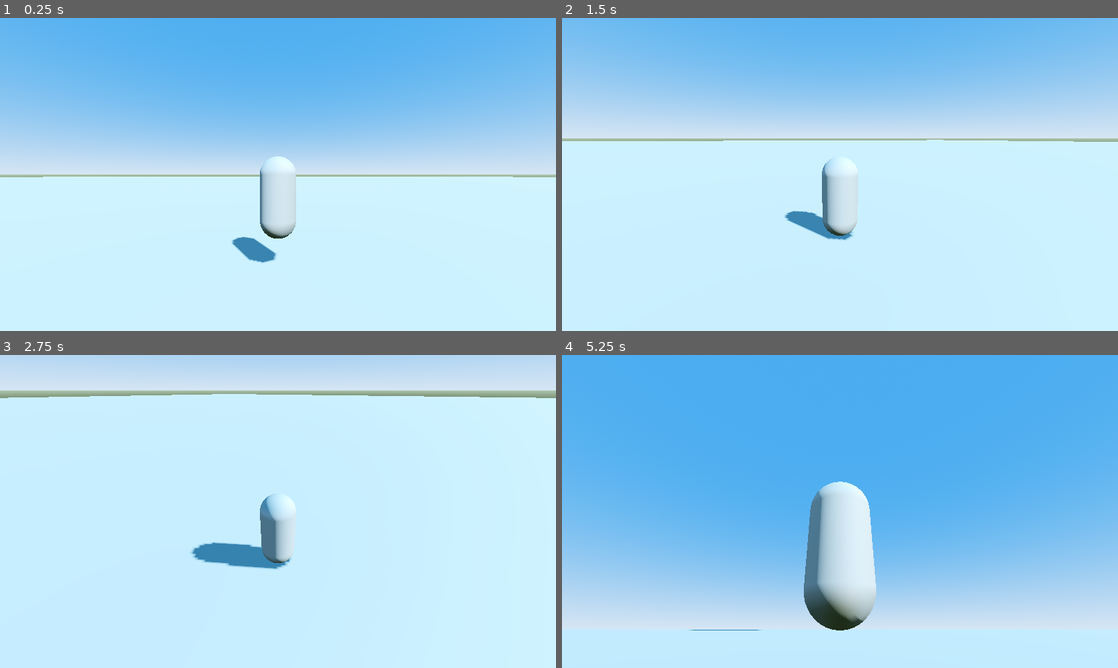
Above: before the commit, frames 1-4 (two rows, left to right).
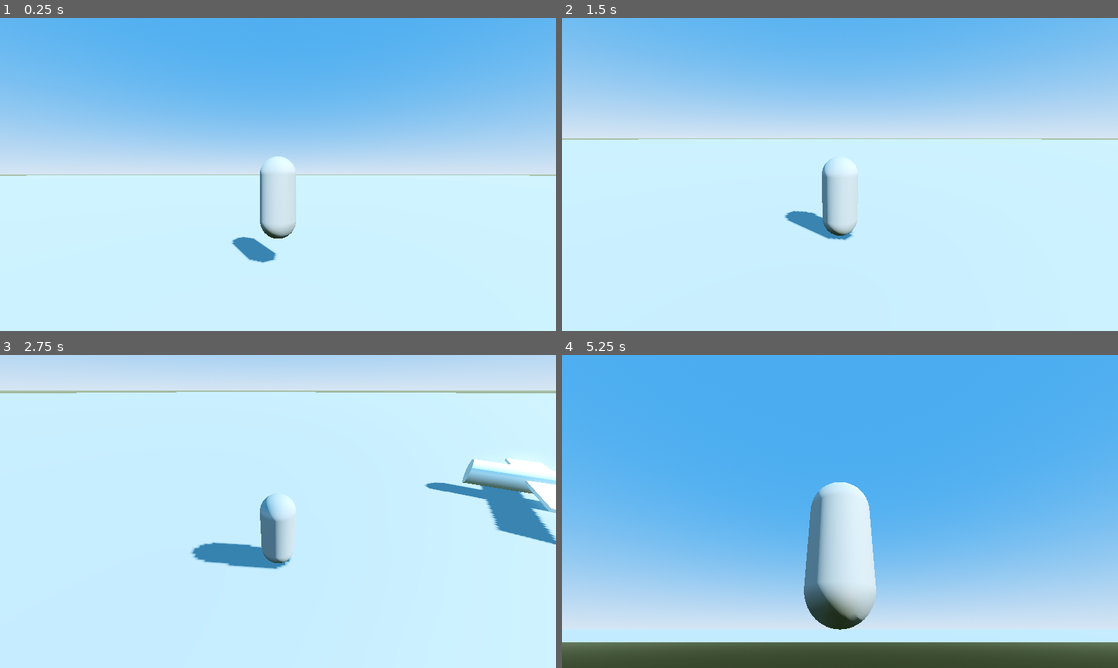
Above: after the commit, the same moments.

Repository: sudohlaingwin/gta-open-world
Game: Godot game, scene res://scenes/world.tscn
Two runs of this game, one before a commit and one after it. Both use one fixed random seed, a clock stepped at 60 frames per second and the inputs below.
Inputs (mouse positions are in pixels of both pictures, inside the frame that each line leads up to):
- Up to frame 1 (0.25 s): no input
- Up to frame 2 (1.5 s): move the mouse to (962, 158) at 0.52 s; hold Right (ui_right) 0.53-1.25 s; click (962, 158) at 0.67 s; tap Enter at 1.25 s; drag from (728, 190) to (812, 237) at 1.27 s
- Up to frame 3 (2.75 s): tap Space at 2 s; move the mouse to (333, 442) at 2.02 s; hold Right (ui_right) from 2.03 s (still down)
- Up to frame 4 (5.25 s): release Right (ui_right) at 2.75 s; drag from (812, 574) to (673, 464) at 2.77 s; tap Enter at 3.5, 5 s; move the mouse to (1006, 558) at 3.52 s; hold Left (ui_left) 3.53-4.25 s; tap Space at 4.25 s; drag from (673, 464) to (756, 433) at 4.27 s; move the mouse to (867, 511) at 5.02 s; hold Down (ui_down) from 5.03 s (still down); click (867, 511) at 5.17 s

The runs differ from the first frame. In frame 1, 0.4% of the frame differs, in the area x 0-100%, y 50-51%; in frame 2, 0.5%; in frame 3, 4.2%; in frame 4, 8.3%, in the area x 0-100%, y 40-100%.

Commit message:
Implement Slice 5: Airplane Flight System (Aerodynamic lift, throttle, pitch/roll/yaw controls, enter/exit cockpit, 1km open world airspace)

Diff:
--- /dev/null
+++ b/scenes/airplane.tscn
@@ -0,0 +1,47 @@
+[gd_scene load_steps=7 format=3]
+
+[ext_resource type="Script" path="res://scripts/aircraft_controller.gd" id="1_aircraft"]
+
+[sub_resource type="BoxShape3D" id="BoxShape3D_plane"]
+size = Vector3(6.0, 1.5, 5.0)
+
+[sub_resource type="CylinderMesh" id="CylinderMesh_fuselage"]
+top_radius = 0.5
+bottom_radius = 0.4
+height = 5.0
+
+[sub_resource type="BoxMesh" id="BoxMesh_wings"]
+size = Vector3(6.0, 0.1, 1.2)
+
+[sub_resource type="StandardMaterial3D" id="StandardMaterial3D_plane"]
+albedo_color = Color(0.95, 0.95, 0.95, 1)
+
+[sub_resource type="SphereShape3D" id="SphereShape3D_interact"]
+radius = 4.0
+
+[node name="Airplane" type="CharacterBody3D"]
+script = ExtResource("1_aircraft")
+
+[node name="CollisionShape3D" type="CollisionShape3D" parent="."]
+transform = Transform3D(1, 0, 0, 0, 1, 0, 0, 0, 1, 0, 0.75, 0)
+shape = SubResource("BoxShape3D_plane")
+
+[node name="VisualMesh" type="Node3D" parent="."]
+
+[node name="Fuselage" type="MeshInstance3D" parent="VisualMesh"]
+transform = Transform3D(1, 0, 0, 0, -4.37114e-08, 1, 0, -1, -4.37114e-08, 0, 0.75, 0)
+mesh = SubResource("CylinderMesh_fuselage")
+surface_material_override/0 = SubResource("StandardMaterial3D_plane")
+
+[node name="Wings" type="MeshInstance3D" parent="VisualMesh"]
+transform = Transform3D(1, 0, 0, 0, 1, 0, 0, 0, 1, 0, 0.8, -0.3)
+mesh = SubResource("BoxMesh_wings")
+surface_material_override/0 = SubResource("StandardMaterial3D_plane")
+
+[node name="CockpitSeat" type="Marker3D" parent="."]
+transform = Transform3D(1, 0, 0, 0, 1, 0, 0, 0, 1, 0, 0.9, -0.2)
+
+[node name="InteractionArea" type="Area3D" parent="."]
+
+[node name="CollisionShape3D" type="CollisionShape3D" parent="InteractionArea"]
+shape = SubResource("SphereShape3D_interact")
--- a/scenes/world.tscn
+++ b/scenes/world.tscn
@@ -1,9 +1,10 @@
-[gd_scene load_steps=9 format=3]
+[gd_scene load_steps=10 format=3]
 
 [ext_resource type="PackedScene" path="res://scenes/player.tscn" id="1_player_scn"]
 [ext_resource type="Script" path="res://scripts/day_night_cycle.gd" id="2_day_night"]
 [ext_resource type="PackedScene" path="res://scenes/rideable_cow.tscn" id="3_cow_scn"]
 [ext_resource type="PackedScene" path="res://scenes/bullock_cart.tscn" id="4_cart_scn"]
+[ext_resource type="PackedScene" path="res://scenes/airplane.tscn" id="5_plane_scn"]
 
 [sub_resource type="ProceduralSkyMaterial" id="ProceduralSkyMaterial_1"]
 sky_top_color = Color(0.24, 0.54, 0.88, 1)
@@ -22,10 +23,10 @@
 glow_enabled = true
 
 [sub_resource type="BoxShape3D" id="BoxShape3D_ground"]
-size = Vector3(400, 1, 400)
+size = Vector3(1000, 1, 1000)
 
 [sub_resource type="PlaneMesh" id="PlaneMesh_ground"]
-size = Vector2(400, 400)
+size = Vector2(1000, 1000)
 
 [node name="World" type="Node3D"]
 
@@ -56,3 +57,6 @@
 
 [node name="BullockCart" parent="." instance=ExtResource("4_cart_scn")]
 transform = Transform3D(1, 0, 0, 0, 1, 0, 0, 0, 1, -6, 0, 4)
+
+[node name="Airplane" parent="." instance=ExtResource("5_plane_scn")]
+transform = Transform3D(1, 0, 0, 0, 1, 0, 0, 0, 1, 15, 0, 10)
--- /dev/null
+++ b/scripts/aircraft_controller.gd
@@ -0,0 +1,92 @@
+extends CharacterBody3D
+
+# --- Flight System for Airplanes & Helicopters (လေယာဉ်မျိုးစုံ မောင်းနှင်သည့် စနစ်) ---
+
+@export var max_thrust: float = 30.0
+@export var lift_coefficient: float = 1.2
+@export var pitch_speed: float = 1.5
+@export var roll_speed: float = 2.0
+@export var yaw_speed: float = 0.8
+@export var stall_speed: float = 8.0
+
+var current_pilot: Node3D = null
+var is_flying: bool = false
+var throttle: float = 0.0
+
+@onready var cockpit_seat: Marker3D = $CockpitSeat
+@onready var interaction_area: Area3D = $InteractionArea
+
+signal pilot_entered(pilot)
+signal pilot_exited()
+
+func _ready() -> void:
+	if interaction_area:
+		interaction_area.body_entered.connect(_on_interaction_area_entered)
+		interaction_area.body_exited.connect(_on_interaction_area_exited)
+
+func _physics_process(delta: float) -> void:
+	if not is_flying or not current_pilot:
+		# Ground idle or natural gravity drop
+		if not is_on_floor():
+			velocity.y -= 9.8 * delta
+		move_and_slide()
+		return
+
+	# Pilot flight controls
+	var input_dir: Vector2 = Input.get_vector("ui_left", "ui_right", "ui_up", "ui_down")
+	if current_pilot.get("touch_input_vector") != null and current_pilot.touch_input_vector != Vector2.ZERO:
+		input_dir = current_pilot.touch_input_vector
+
+	# Throttle up / down (Auto-accelerate forward when flying)
+	throttle = clamp(throttle + delta * 0.4, 0.0, 1.0)
+	var forward = -global_transform.basis.z
+
+	# Pitch (Up/Down) & Roll (Tilt) & Yaw
+	rotate_object_local(Vector3.RIGHT, -input_dir.y * pitch_speed * delta)
+	rotate_object_local(Vector3.FORWARD, -input_dir.x * roll_speed * delta)
+	rotate_y(-input_dir.x * yaw_speed * delta)
+
+	# Aerodynamic Thrust and Lift
+	var forward_speed = velocity.dot(forward)
+	var thrust = forward * (throttle * max_thrust)
+	var lift = Vector3.UP * (max(0.0, forward_speed) * lift_coefficient)
+	var gravity_force = Vector3.DOWN * 9.8
+
+	velocity += (thrust + lift + gravity_force) * delta
+	velocity = velocity.limit_length(50.0) # Speed cap for mobile
+
+	move_and_slide()
+
+func enter_aircraft(pilot: Node3D) -> void:
+	if is_flying:
+		return
+	is_flying = true
+	current_pilot = pilot
+	throttle = 0.3
+	pilot.reparent(cockpit_seat)
+	pilot.position = Vector3.ZERO
+	pilot.rotation = Vector3.ZERO
+	if pilot.has_method("set_flying_state"):
+		pilot.set_flying_state(true, self)
+	pilot_entered.emit(pilot)
+
+func exit_aircraft() -> void:
+	if not is_flying or not current_pilot:
+		return
+	var pilot = current_pilot
+	is_flying = false
+	current_pilot = null
+	var exit_pos = global_position + (global_transform.basis.x * 3.0)
+	pilot.reparent(get_parent())
+	pilot.global_position = exit_pos
+	if pilot.has_method("set_flying_state"):
+		pilot.set_flying_state(false, null)
+	pilot_exited.emit()
+
+func _on_interaction_area_entered(body: Node3D) -> void:
+	if body.is_in_group("player") and body.has_method("set_interactable_aircraft"):
+		body.set_interactable_aircraft(self)
+
+func _on_interaction_area_exited(body: Node3D) -> void:
+	if body.is_in_group("player") and body.has_method("set_interactable_aircraft"):
+		body.set_interactable_aircraft(null)
--- a/scripts/player.gd
+++ b/scripts/player.gd
@@ -7,7 +7,7 @@
 @export var rotation_speed: float = 12.0
 
 # --- State Management ---
-enum State { ON_FOOT, RIDING_MOUNT, DRIVING_VEHICLE }
+enum State { ON_FOOT, RIDING_MOUNT, DRIVING_VEHICLE, FLYING_AIRCRAFT }
 var current_state: State = State.ON_FOOT
 
 var active_mount: Node3D = null
@@ -15,6 +15,9 @@
 
 var active_vehicle: Node3D = null
 var nearby_vehicle: Node3D = null
+
+var active_aircraft: Node3D = null
+var nearby_aircraft: Node3D = null
 
 var gravity: float = ProjectSettings.get_setting("physics/3d/default_gravity")
 var is_sprinting: bool = false
@@ -29,7 +32,6 @@
 
 func _physics_process(delta: float) -> void:
 	if current_state != State.ON_FOOT:
-		# When riding a mount or driving, movement is handled by the mount/vehicle
 		return
 
 	if not is_on_floor():
@@ -62,13 +64,17 @@
 
 	move_and_slide()
 
-# --- Mount & Vehicle Interactions ---
+# --- Interactions ---
 
 func interact() -> void:
 	if current_state == State.RIDING_MOUNT and active_mount:
 		active_mount.dismount()
 	elif current_state == State.DRIVING_VEHICLE and active_vehicle:
 		active_vehicle.exit_vehicle()
+	elif current_state == State.FLYING_AIRCRAFT and active_aircraft:
+		active_aircraft.exit_aircraft()
+	elif nearby_aircraft:
+		nearby_aircraft.enter_aircraft(self)
 	elif nearby_mount:
 		nearby_mount.mount(self)
 	elif nearby_vehicle:
@@ -94,11 +100,24 @@
 		active_vehicle = null
 		collision_shape.disabled = false
 
+func set_flying_state(flying: bool, aircraft_node: Node3D) -> void:
+	if flying:
+		current_state = State.FLYING_AIRCRAFT
+		active_aircraft = aircraft_node
+		collision_shape.disabled = true
+	else:
+		current_state = State.ON_FOOT
+		active_aircraft = null
+		collision_shape.disabled = false
+
 func set_interactable_mount(mount_node: Node3D) -> void:
 	nearby_mount = mount_node
 
 func set_interactable_vehicle(vehicle_node: Node3D) -> void:
 	nearby_vehicle = vehicle_node
+
+func set_interactable_aircraft(aircraft_node: Node3D) -> void:
+	nearby_aircraft = aircraft_node
 
 func jump() -> void:
 	if current_state == State.ON_FOOT and is_on_floor():
